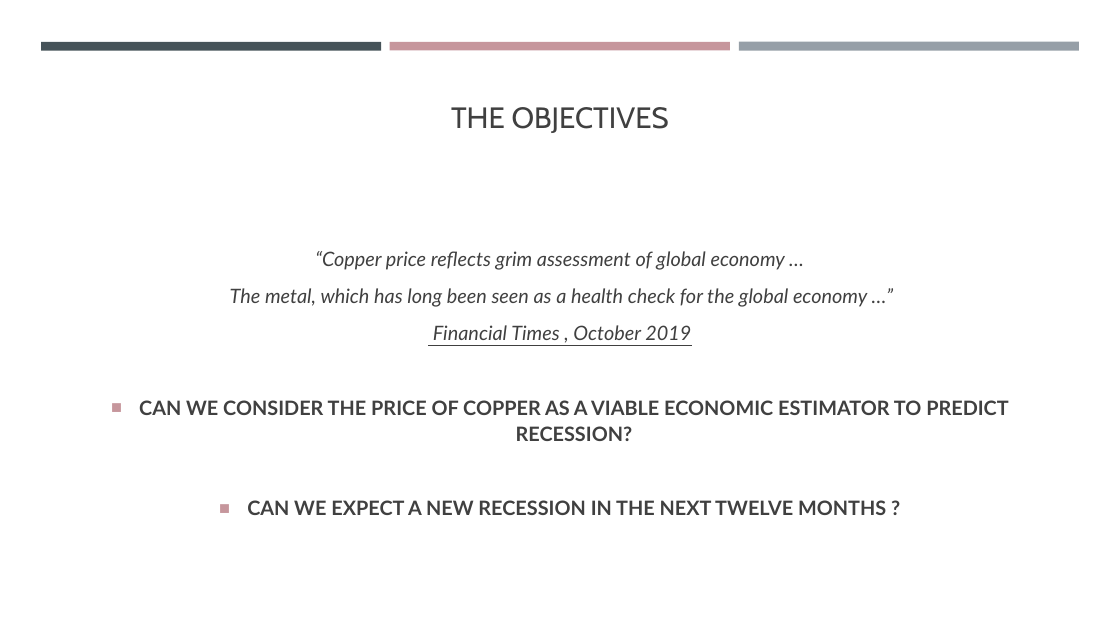
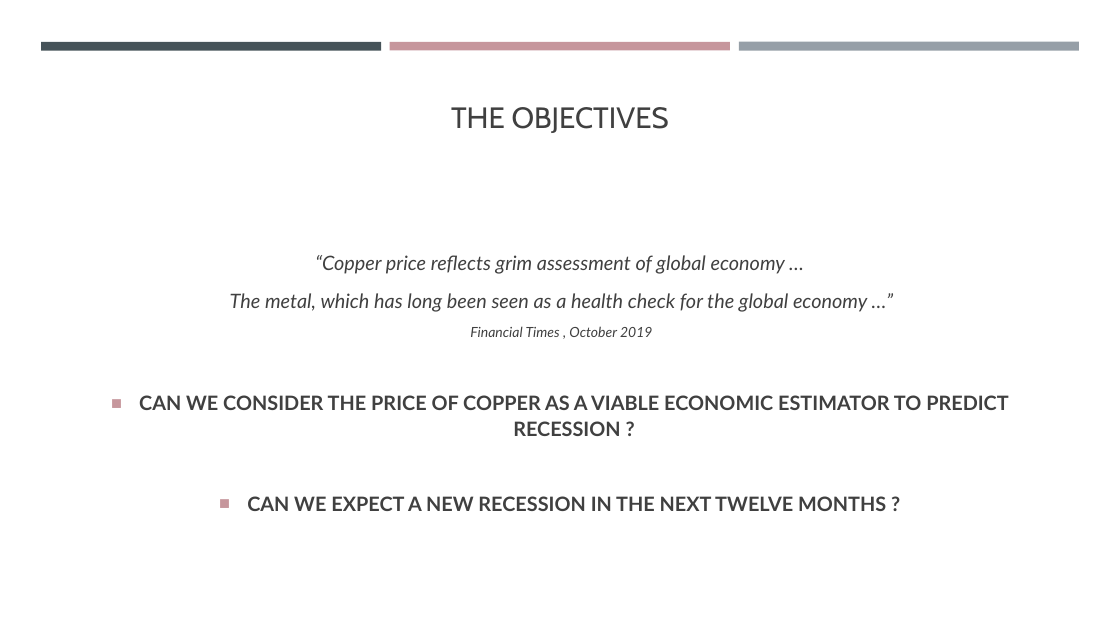
Before and after one commit to VladimirAutier/Project-Week-8-Final-Project, a slide deck: slide 2 of your-project/Final Project/Presentation & Eco insights/Copper, A New Economic Estimator ?.pptx. Drawn at 1120x630 pixels with LibreOffice and Linux fonts; fonts in the diff are those of the drawing. Boxes give left, top, right and bottom in pixels: in the first picture for what was removed or moved away, otherwise in the second. Text is boxed around its words. In the diff, an @@ line names an element or a change of style, - is before the commit and + after.

```diff
--- a/your-project/Final Project/Presentation & Eco insights/Copper, A New Economic Estimator ?.pptx
+++ b/your-project/Final Project/Presentation & Eco insights/Copper, A New Economic Estimator ?.pptx
@@ text at [470, 326, 652, 337]: size 17 to 12 pt, underline off in "Financial Times , October 2019"; less space between paragraphs @@
@@ text at [139, 395, 1009, 436]: spaces changed @@
-■ CAN WE CONSIDER THE PRICE OF COPPER AS A VIABLE ECONOMIC ESTIMATOR TO PREDICT RECESSION?
+■ CAN WE CONSIDER THE PRICE OF COPPER AS A VIABLE ECONOMIC ESTIMATOR TO PREDICT RECESSION ?
```
Also in this commit, not shown: 6 other slides changed, 1 other file.
